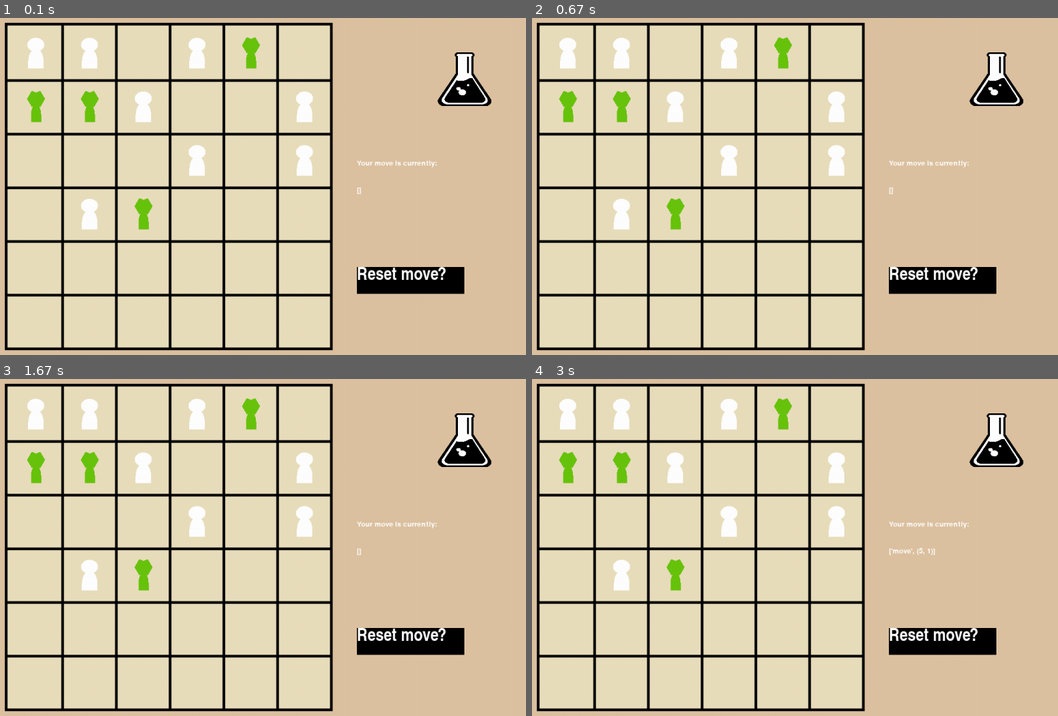
Above: before the commit, frames 1-4 (two rows, left to right).
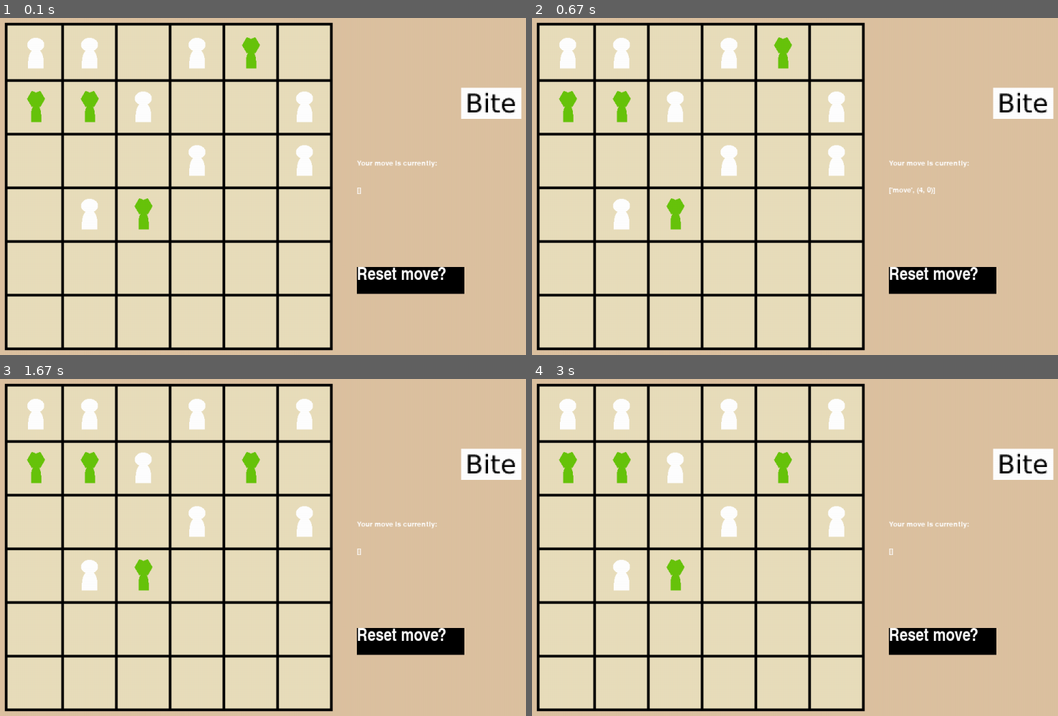
Above: after the commit, the same moments.

Repository: RonaldKroening/SGAI-Outbreak
Game: pygame game, started from SGAI_MK3/main.py
Two runs of this game, one before a commit and one after it. Both use one fixed random seed, a clock stepped at 60 frames per second and the inputs below.
Inputs (mouse positions are in pixels of both pictures, inside the frame that each line leads up to):
- Up to frame 1 (0.1 s): no input
- Up to frame 2 (0.67 s): press the mouse at (1021, 105) at 0.37 s; move the mouse to (889, 75) at 0.47 s; release the mouse at (752, 41) at 0.6 s
- Up to frame 3 (1.67 s): press the mouse at (489, 466) at 0.7 s; move the mouse to (257, 554) at 0.8 s; release the mouse at (21, 645) at 0.93 s; press the mouse at (410, 641) at 1.03 s; move the mouse to (378, 550) at 1.13 s; release the mouse at (352, 459) at 1.27 s; press the mouse at (489, 466) at 1.37 s; move the mouse to (362, 571) at 1.47 s; release the mouse at (236, 678) at 1.6 s
- Up to frame 4 (3 s): press the mouse at (1021, 466) at 1.7 s; move the mouse to (779, 486) at 1.8 s; release the mouse at (542, 507) at 1.93 s; press the mouse at (1021, 466) at 2.03 s; move the mouse to (989, 571) at 2.13 s; release the mouse at (958, 675) at 2.27 s; press the mouse at (1021, 466) at 2.37 s; move the mouse to (984, 473) at 2.47 s; release the mouse at (942, 483) at 2.6 s; press the mouse at (942, 641) at 2.7 s; move the mouse to (894, 550) at 2.8 s; release the mouse at (842, 459) at 2.93 s

The runs differ from the first frame. In frame 1, 1.7% of the frame differs, in the area x 83-100%, y 10-30%; in frame 2, 1.8%; in frame 3, 2.6%; in frame 4, 2.7%, in the area x 45-100%, y 5-53%.

Commit message:
biting for zombies!

Diff:
--- a/SGAI_MK3/Board.py
+++ b/SGAI_MK3/Board.py
@@ -1,23 +1,20 @@
-from tracemalloc import start
 from State import State
 import random as rd
 from Person import Person
 from typing import List, Tuple
+from constants import *
 
 
 class Board:
     def __init__(
         self,
         dimensions: Tuple[int, int],
-        border: int,
-        cell_dimensions: Tuple[int, int],
         player_role: str,
     ):
         self.rows = dimensions[0]
         self.columns = dimensions[1]
-        self.display_border = border
-        self.display_cell_dimensions = cell_dimensions
-        self.Player_Role = player_role
+        self.player_role = player_role
+        self.player_num = ROLE_TO_ROLE_NUM[player_role]
         self.population = 0
         self.States = []
         self.QTable = []
@@ -148,12 +145,10 @@
     def clone(self, L: List[State], role: str):
         NB = Board(
             (self.rows, self.columns),
-            self.display_border,
-            self.display_cell_dimensions,
-            self.Player_Role,
+            self.player_role,
         )
         NB.States = [state.clone() for state in L]
-        NB.Player_Role = role
+        NB.player_role = role
         return NB
 
     def isAdjacentTo(self, coord: Tuple[int, int], is_zombie: bool) -> bool:
@@ -216,12 +211,12 @@
         return self.move(coords, new_coords)
 
     def QGreedyat(self, state_id: int):
-        biggest = self.QTable[state_id][0] * self.Player_Role
+        biggest = self.QTable[state_id][0] * self.player_num
         ind = 0
         A = self.QTable[state_id]
         i = 0
         for qval in A:
-            if (qval * self.Player_Role) > biggest:
+            if (qval * self.player_num) > biggest:
                 biggest = qval
                 ind = i
             i += 1
@@ -233,7 +228,7 @@
         if r < L:
             return self.QGreedyat(state_id)
         else:
-            if self.Player_Role == 1:  # Player is Govt
+            if self.player_num == 1:  # Player is Govt
                 d = rd.randint(0, 4)
             else:
                 d = rd.randint(0, 5)
@@ -258,7 +253,7 @@
                         sid = x
             return self.QGreedyat(sid)
         else:
-            if self.Player_Role == -1:  # Player is Govt
+            if self.player_num == -1:  # Player is Govt
                 d = rd.randint(0, len(self.States))
                 while self.States[d].person is None or self.States[d].person.isZombie:
                     d = rd.randint(0, len(self.States))
@@ -273,8 +268,12 @@
 
     def bite(self, coords: Tuple[int, int]) -> Tuple[bool, int]:
         i = self.toIndex(coords)
-        if self.States[i] is None:
-            return False
+        if (
+            self.States[i].person is None
+            or self.States[i].person.isZombie
+            or not self.isAdjacentTo(coords, True)
+        ):
+            return [False, None]
         self.States[i].person.get_bitten()
         return [True, i]
 
--- a/SGAI_MK3/PygameFunctions.py
+++ b/SGAI_MK3/PygameFunctions.py
@@ -1,29 +1,14 @@
 from typing import Tuple
 import pygame
-
+from constants import *
 from Board import Board
 
-# constants
-BACKGROUND = "#DDC2A1"
-BLACK = (0, 0, 0)
-WHITE = (255, 255, 255)
-CELL_COLOR = (233, 222, 188)
-LINE_WIDTH = 5
-IMAGE_ASSETS = [
-    "person_normal.png",
-    "person_vax.png",
-    "person_zombie.png",
-]
-GAME_WINDOW_DIMENSIONS = (1200, 800)
-RESET_MOVE_COORDS = (800, 600)
-RESET_MOVE_DIMS = (200, 50)
 
 # Initialize pygame
 screen = pygame.display.set_mode(GAME_WINDOW_DIMENSIONS)
 pygame.display.set_caption("Outbreak!")
 pygame.font.init()
 font = pygame.font.SysFont("Impact", 30)
-pygame.display.set_caption("Outbreak!")
 screen.fill(BACKGROUND)
 
 
@@ -34,30 +19,36 @@
     Else, returns the board coordinates of the click (board_x, board_y) if valid
     Return None otherwise
     """
-    # Check if the user clicked on the "heal" icon, return "heal" if so
-    heal_check = pixel_x >= 900 and pixel_x <= 1100 and pixel_y > 199 and pixel_y < 301
+    # Check if the user clicked on the "heal" or "bite" icon, return "heal" or "bite" if so
+    heal_bite_check = (
+        pixel_x >= CURE_BITE_COORDS[0]
+        and pixel_x <= CURE_BITE_COORDS[0] + CURE_BITE_DIMS[0]
+        and pixel_y >= CURE_BITE_COORDS[1]
+        and pixel_y <= CURE_BITE_COORDS[1] + CURE_BITE_DIMS[1]
+    )
     reset_move_check = (
         pixel_x >= RESET_MOVE_COORDS[0]
         and pixel_x <= RESET_MOVE_COORDS[0] + RESET_MOVE_DIMS[0]
         and pixel_y >= RESET_MOVE_COORDS[1]
         and pixel_y <= RESET_MOVE_COORDS[1] + RESET_MOVE_DIMS[1]
     )
-    board_x = int((pixel_x - 150) / 100)
-    board_y = int((pixel_y - 150) / 100)
+    board_x = int((pixel_x - MARGIN) / CELL_DIMENSIONS[0])
+    board_y = int((pixel_y - MARGIN) / CELL_DIMENSIONS[1])
     move_check = (
         board_x >= 0
         and board_x < GameBoard.columns
         and board_y >= 0
         and board_y < GameBoard.rows
     )
-    board_coords = (int((pixel_x - 150) / 100), int((pixel_y - 150) / 100))
-
-    if heal_check:
-        return "heal"
+
+    if heal_bite_check:
+        if GameBoard.player_role == "Government":
+            return "heal"
+        return "bite"
     elif reset_move_check:
         return "reset move"
     elif move_check:
-        return board_coords
+        return board_x, board_y
     return None
 
 
@@ -68,9 +59,10 @@
     screen.fill(BACKGROUND)
     build_grid(GameBoard)  # Draw the grid
     # Draw the heal icon
-    display_image(
-        screen, "Assets/cure.jpeg", GameBoard.display_cell_dimensions, (950, 200)
-    )
+    if GameBoard.player_role == "Government":
+        display_image(screen, "Assets/cure.jpeg", CURE_BITE_DIMS, CURE_BITE_COORDS)
+    else:
+        display_image(screen, "Assets/bite.png", CURE_BITE_DIMS, CURE_BITE_COORDS)
     display_people(GameBoard)
     display_reset_move_button()
     return pygame.event.get()
@@ -105,15 +97,15 @@
     """
     Draw the grid on the screen.
     """
-    grid_width = GameBoard.columns * GameBoard.display_cell_dimensions[0]
-    grid_height = GameBoard.rows * GameBoard.display_cell_dimensions[1]
+    grid_width = GameBoard.columns * CELL_DIMENSIONS[0]
+    grid_height = GameBoard.rows * CELL_DIMENSIONS[1]
     # left
     pygame.draw.rect(
         screen,
         BLACK,
         [
-            GameBoard.display_border - LINE_WIDTH,
-            GameBoard.display_border - LINE_WIDTH,
+            MARGIN - LINE_WIDTH,
+            MARGIN - LINE_WIDTH,
             LINE_WIDTH,
             grid_height + (2 * LINE_WIDTH),
         ],
@@ -123,8 +115,8 @@
         screen,
         BLACK,
         [
-            GameBoard.display_border + grid_width,
-            GameBoard.display_border - LINE_WIDTH,
+            MARGIN + grid_width,
+            MARGIN - LINE_WIDTH,
             LINE_WIDTH,
             grid_height + (2 * LINE_WIDTH),
         ],
@@ -134,8 +126,8 @@
         screen,
         BLACK,
         [
-            GameBoard.display_border - LINE_WIDTH,
-            GameBoard.display_border + grid_height,
+            MARGIN - LINE_WIDTH,
+            MARGIN + grid_height,
             grid_width + (2 * LINE_WIDTH),
             LINE_WIDTH,
         ],
@@ -145,8 +137,8 @@
         screen,
         BLACK,
         [
-            GameBoard.display_border - LINE_WIDTH,
-            GameBoard.display_border - LINE_WIDTH,
+            MARGIN - LINE_WIDTH,
+            MARGIN - LINE_WIDTH,
             grid_width + (2 * LINE_WIDTH),
             LINE_WIDTH,
         ],
@@ -155,23 +147,19 @@
     pygame.draw.rect(
         screen,
         CELL_COLOR,
-        [GameBoard.display_border, GameBoard.display_border, grid_width, grid_height],
+        [MARGIN, MARGIN, grid_width, grid_height],
     )
 
     # Draw the vertical lines
-    i = GameBoard.display_border + GameBoard.display_cell_dimensions[0]
-    while i < GameBoard.display_border + grid_width:
-        pygame.draw.rect(
-            screen, BLACK, [i, GameBoard.display_border, LINE_WIDTH, grid_height]
-        )
-        i += GameBoard.display_cell_dimensions[0]
+    i = MARGIN + CELL_DIMENSIONS[0]
+    while i < MARGIN + grid_width:
+        pygame.draw.rect(screen, BLACK, [i, MARGIN, LINE_WIDTH, grid_height])
+        i += CELL_DIMENSIONS[0]
     # Draw the horizontal lines
-    i = GameBoard.display_border + GameBoard.display_cell_dimensions[1]
-    while i < GameBoard.display_border + grid_height:
-        pygame.draw.rect(
-            screen, BLACK, [GameBoard.display_border, i, grid_width, LINE_WIDTH]
-        )
-        i += GameBoard.display_cell_dimensions[1]
+    i = MARGIN + CELL_DIMENSIONS[1]
+    while i < MARGIN + grid_height:
+        pygame.draw.rect(screen, BLACK, [MARGIN, i, grid_width, LINE_WIDTH])
+        i += CELL_DIMENSIONS[1]
 
 
 def display_people(GameBoard: Board):
@@ -187,12 +175,8 @@
             elif p.isZombie:
                 char = "Assets/" + IMAGE_ASSETS[2]
             coords = (
-                int(x % GameBoard.rows) * GameBoard.display_cell_dimensions[0]
-                + GameBoard.display_border
-                + 35,
-                int(x / GameBoard.columns) * GameBoard.display_cell_dimensions[1]
-                + GameBoard.display_border
-                + 20,
+                int(x % GameBoard.rows) * CELL_DIMENSIONS[0] + MARGIN + 35,
+                int(x / GameBoard.columns) * CELL_DIMENSIONS[1] + MARGIN + 20,
             )
             display_image(screen, char, (35, 60), coords)
 
--- /dev/null
+++ b/SGAI_MK3/constants.py
@@ -0,0 +1,27 @@
+# Constants
+ROWS = 6
+COLUMNS = 6
+ACTION_SPACE = ["moveUp", "moveDown", "moveLeft", "moveRight", "heal", "bite"]
+
+# Player role variables
+ROLE_TO_ROLE_NUM = {"Government": 1, "Zombie": -1}
+ROLE_TO_ROLE_BOOLEAN = {"Government": False, "Zombie": True}
+
+# Pygame constants
+BACKGROUND = "#DDC2A1"
+BLACK = (0, 0, 0)
+WHITE = (255, 255, 255)
+CELL_COLOR = (233, 222, 188)
+LINE_WIDTH = 5
+IMAGE_ASSETS = [
+    "person_normal.png",
+    "person_vax.png",
+    "person_zombie.png",
+]
+GAME_WINDOW_DIMENSIONS = (1200, 800)
+RESET_MOVE_COORDS = (800, 600)
+RESET_MOVE_DIMS = (200, 50)
+CURE_BITE_COORDS = (950, 200)
+CURE_BITE_DIMS = (200, 200)
+CELL_DIMENSIONS = (100, 100)  # number of pixels (x, y) for each cell
+MARGIN = 150  # Number of pixels to offset grid to the top-left side
--- a/SGAI_MK3/main.py
+++ b/SGAI_MK3/main.py
@@ -2,22 +2,12 @@
 from Board import Board
 import PygameFunctions as PF
 import random as rd
-
-# Constants
-ROWS = 6
-COLUMNS = 6
-BORDER = 150  # Number of pixels to offset grid to the top-left side
-CELL_DIMENSIONS = (100, 100)  # Number of pixels (x,y) for each cell
-ACTION_SPACE = ["moveUp", "moveDown", "moveLeft", "moveRight", "heal", "bite"]
+from constants import *
+
 SELF_PLAY = True  # whether or not a human will be playing
-
-# Player role variables
-player_role = "Government"  # Valid options are "Government" and "Zombie"
-roleToRoleNum = {"Government": 1, "Zombie": -1}
-roleToRoleBoolean = {"Government": False, "Zombie": True}
-
+player_role = "Zombie"  # Valid options are "Government" and "Zombie"
 # Create the game board
-GameBoard = Board((ROWS, COLUMNS), BORDER, CELL_DIMENSIONS, roleToRoleNum[player_role])
+GameBoard = Board((ROWS, COLUMNS), player_role)
 GameBoard.populate()
 
 # Self play variables
@@ -26,7 +16,7 @@
 epsilon = 0.1
 epochs = 1000
 epochs_ran = 0
-Original_Board = GameBoard.clone(GameBoard.States, GameBoard.Player_Role)
+Original_Board = GameBoard.clone(GameBoard.States, GameBoard.player_role)
 
 
 # Initialize variables
@@ -49,10 +39,10 @@
             if event.type == pygame.MOUSEBUTTONUP:
                 x, y = pygame.mouse.get_pos()
                 action = PF.get_action(GameBoard, x, y)
-                if action == "heal":
+                if action == "heal" or action == "bite":
                     # only allow healing by itself (prevents things like ['move', (4, 1), 'heal'])
                     if len(take_action) == 0:
-                        take_action.append("heal")
+                        take_action.append(action)
                 elif action == "reset move":
                     take_action = []
                 elif action is not None:
@@ -65,7 +55,7 @@
                             if (
                                 GameBoard.States[idx].person is not None
                                 and GameBoard.States[idx].person.isZombie
-                                == roleToRoleBoolean[player_role]
+                                == ROLE_TO_ROLE_BOOLEAN[player_role]
                             ):
                                 take_action.append("move")
                             else:
@@ -94,8 +84,8 @@
                         playerMoved = True
                     take_action = []
 
-            elif take_action[0] == "heal":
-                result = GameBoard.heal(take_action[1])
+            elif take_action[0] == "heal" or take_action[0] == "bite":
+                result = GameBoard.actionToFunction[take_action[0]](take_action[1])
                 if result[0] is not False:
                     playerMoved = True
                 take_action = []
Binary file added: SGAI_MK3/Assets/bite.png
